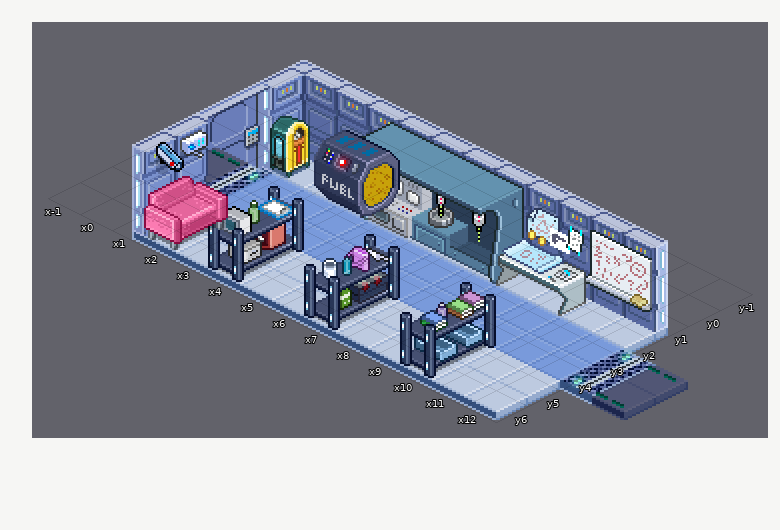
Two states of a Tiled map (JSON), App/public/phaser/tilemaps/rear_alpha_storage.json. Above is the file before it was changed.
Cells are 32x16 px. Isometric: x runs down to the right, y down to the left. Shown: x -1..12, y -1..6.
After the commit:
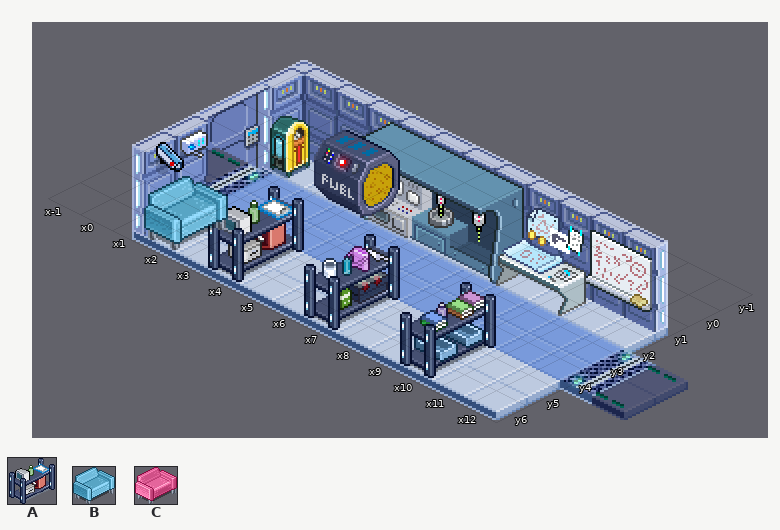
Key: from "shelf_rear_alpha_storage": A 0; from "small_sofa": B 1, C 3 flipped left-right.
Objects are placed by the point they stand on, in cells (3,4 is the top-left corner of cell 3,4); size is 1x1 cell unless given.
The exact change:
Layer "objects":
Object A "shelf_medium-model_1" at 3.4,4.9 size 1.6x3 becomes A "shelf_medium" at 3.4,4.9 size 1.6x3.
Object C "sofa-small-east" at 1.6,5.3 size 1.3x2.3 becomes B "sofa-small" at 1.6,5.3 size 1.3x2.3.
